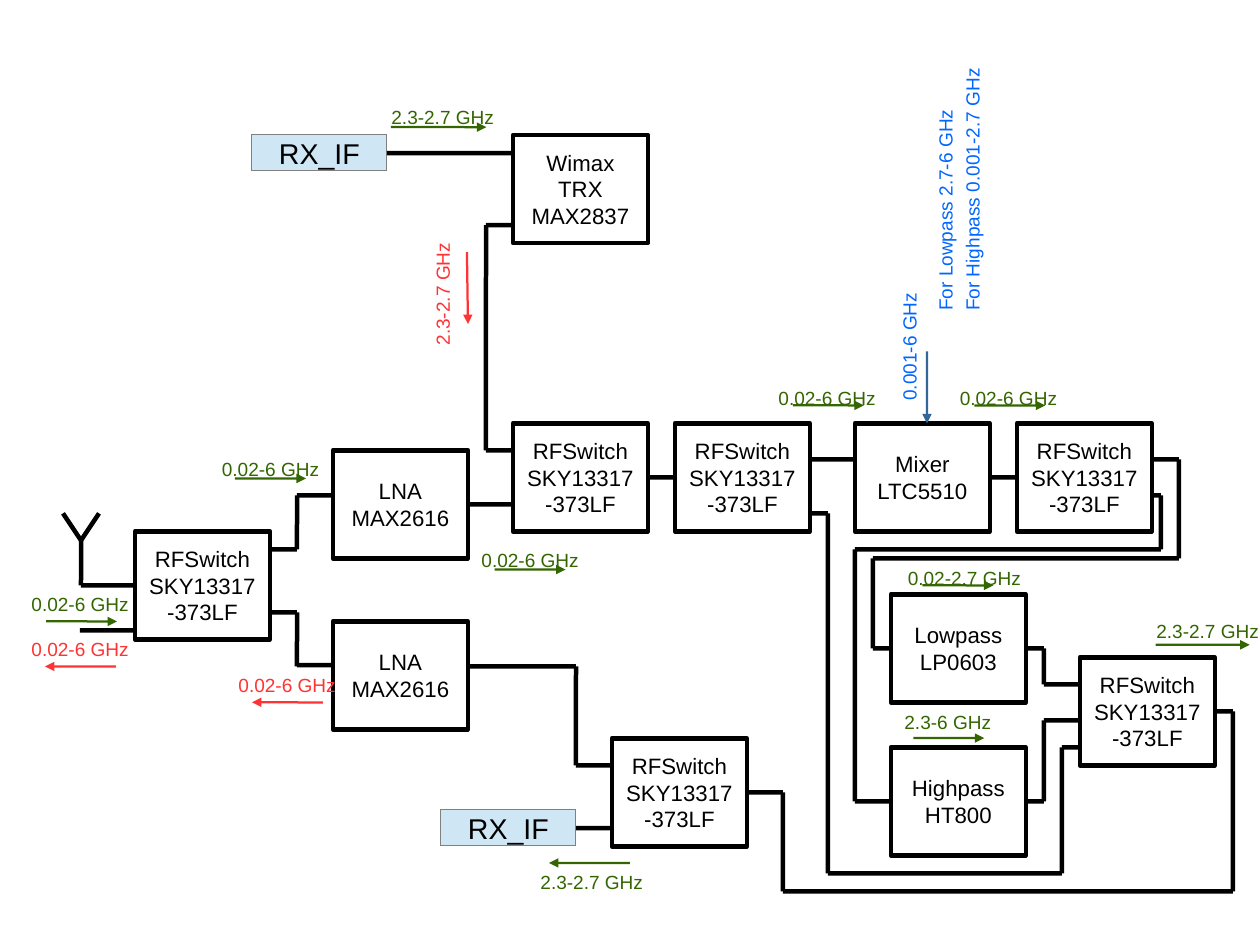
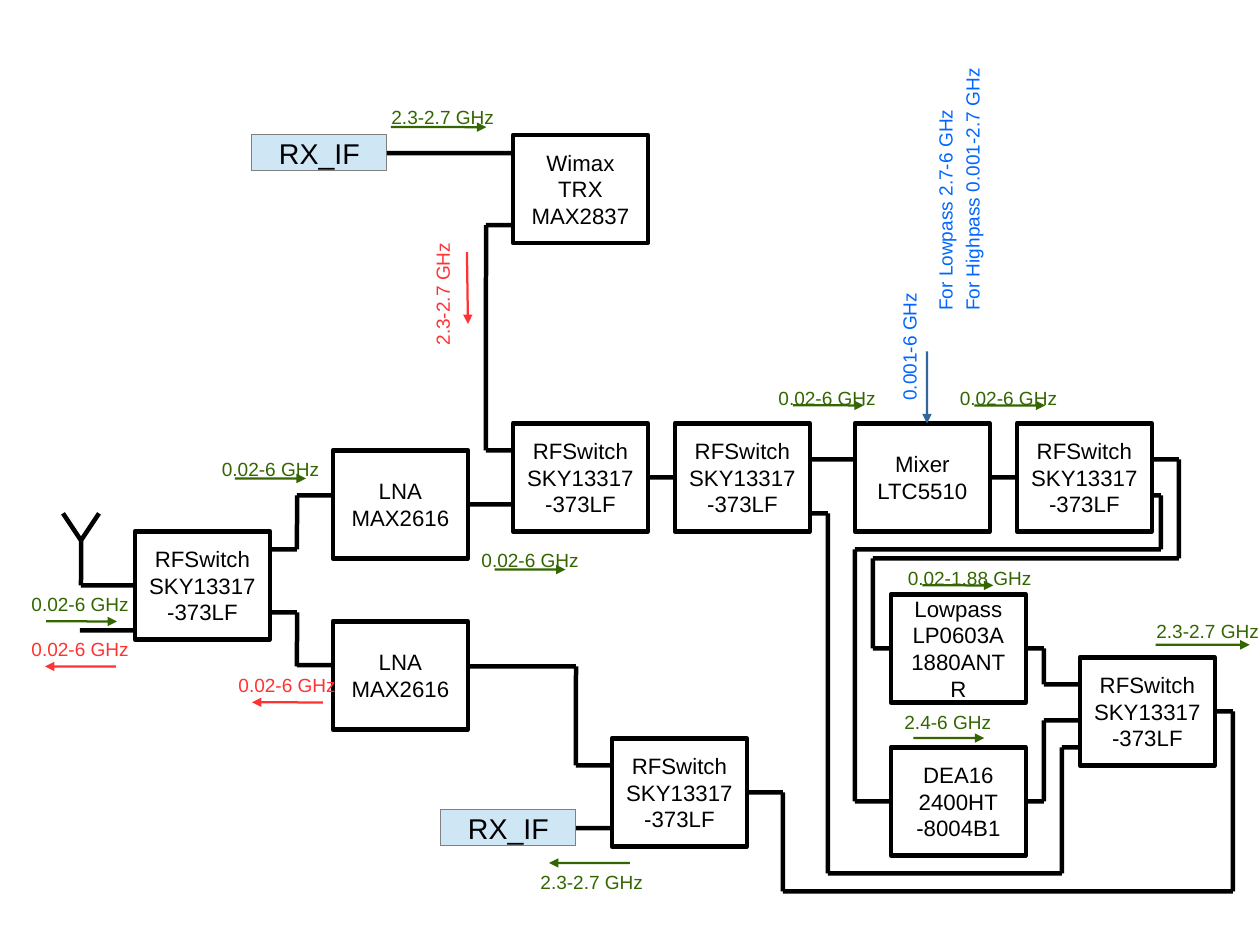
Before and after one commit to rad1o/hardware, a slide deck: slide 1 of overview_RF.odp. Drawn at 1260x945 pixels with LibreOffice and Linux fonts; fonts in the diff are those of the drawing. Boxes give left, top, right and bottom in pixels: in the first picture for what was removed or moved away, otherwise in the second. Text is boxed around its words. In the diff, an @@ line names an element or a change of style, - is before the commit and + after.

```diff
--- a/overview_RF.odp
+++ b/overview_RF.odp
@@ text at bbox=[908, 571, 1031, 589]: text changed @@
-0.02-2.7 GHz
+0.02-1.88 GHz
@@ text in rectangle at bbox=[913, 627, 1005, 644]: text changed @@
-LP0603
+LP0603A
+1880ANTR
@@ text at bbox=[904, 715, 991, 730]: text changed @@
-2.3-6 GHz
+2.4-6 GHz
@@ text in rectangle at bbox=[916, 767, 1000, 837]: text changed @@
-Highpass
-HT800
+DEA16
+2400HT
+-8004B1
```
Also in this commit, not shown: 9 other files.
